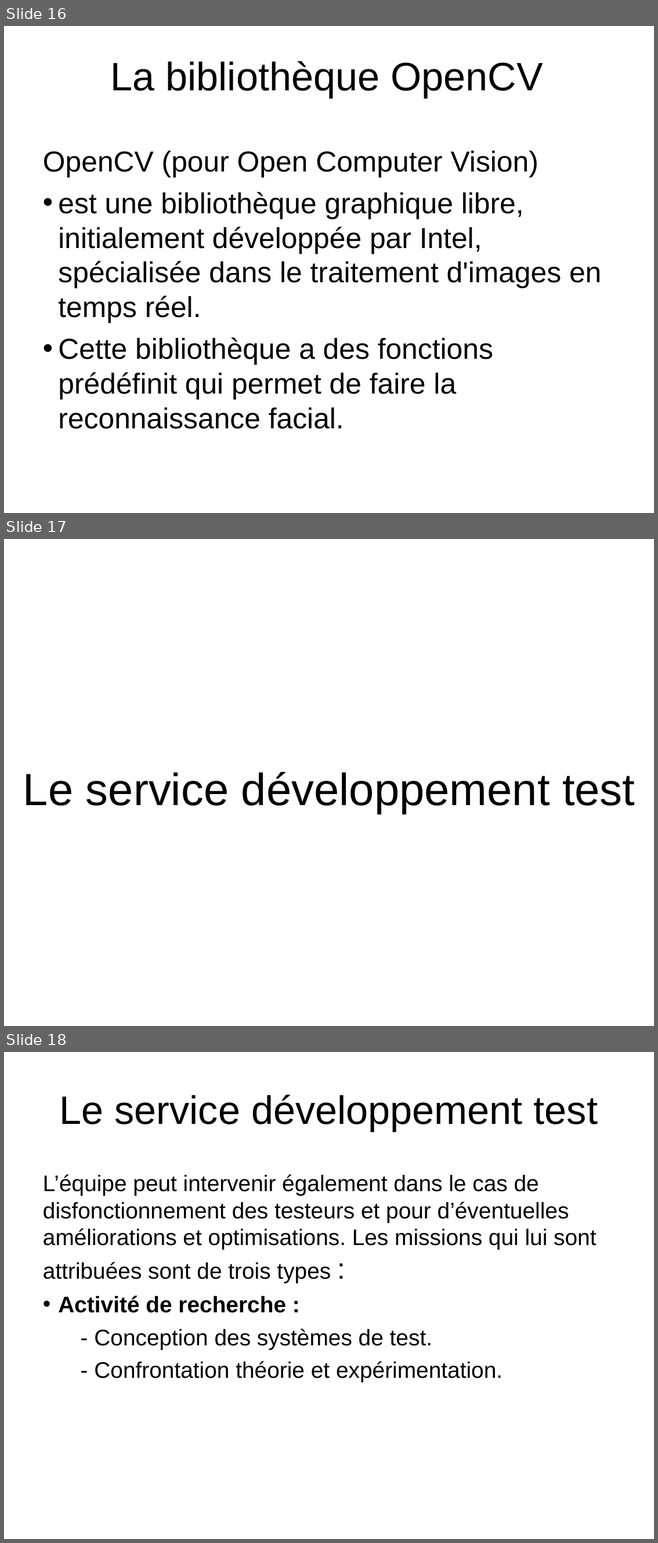
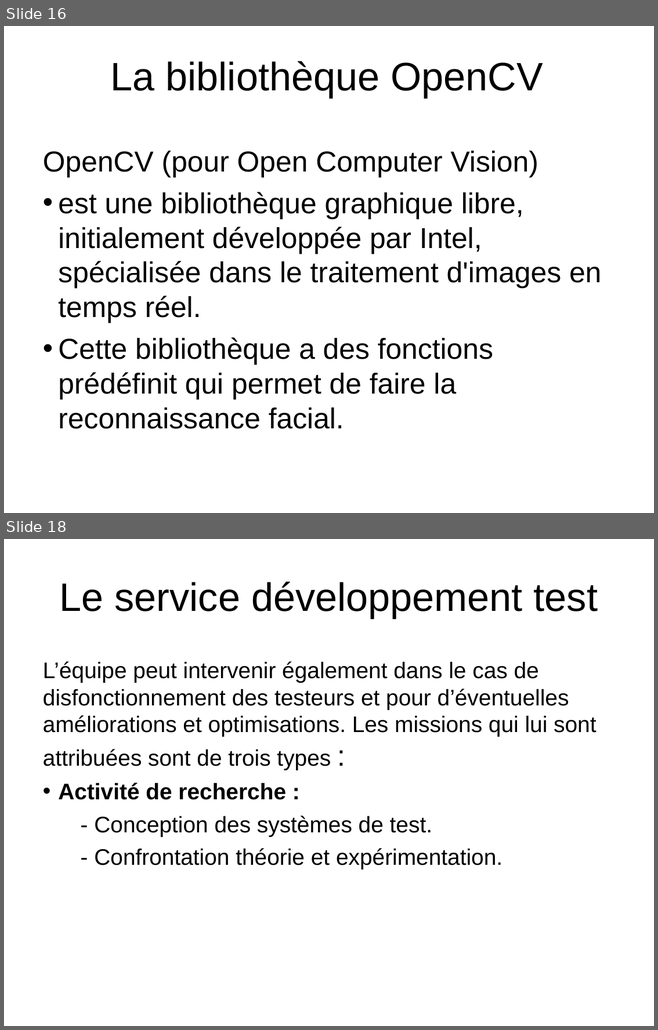
Before and after one commit to HabibAroua/Criminel_dep, a slide deck: documentation/presentation/P1/2734.ppt. Shown one above the other, each under a label of ours: slides 16, 17 and 18 before the commit, slides 16 and 18 after it; the slides between them are not shown. The pictures are 658x1543 and 658x1030 pixels, drawn with LibreOffice and Linux fonts; fonts in the diff are those of the drawing; background and template pictures are left out. Boxes give left, top, right and bottom in pixels: in the first picture for what was removed or moved away, otherwise in the second. Text is boxed around its words. In the diff, an @@ line names an element or a change of style, - is before the commit and + after.

```diff
--- a/documentation/presentation/P1/2734.ppt
+++ b/documentation/presentation/P1/2734.ppt
@@ slide 17 removed at (4, 539, 654, 1026), background picture (left out) @@
@@ text removed at (23, 772, 634, 814) @@
-Le service développement test
```
Also in this commit, not shown: 1 slide added.
